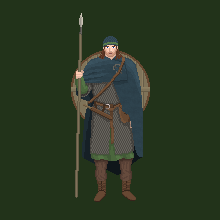
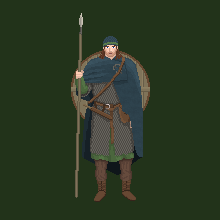
The second w=220, h=220 image is a revision of the first. Changes to its layers:
painted on "Background" over box(90, 151, 133, 164)
